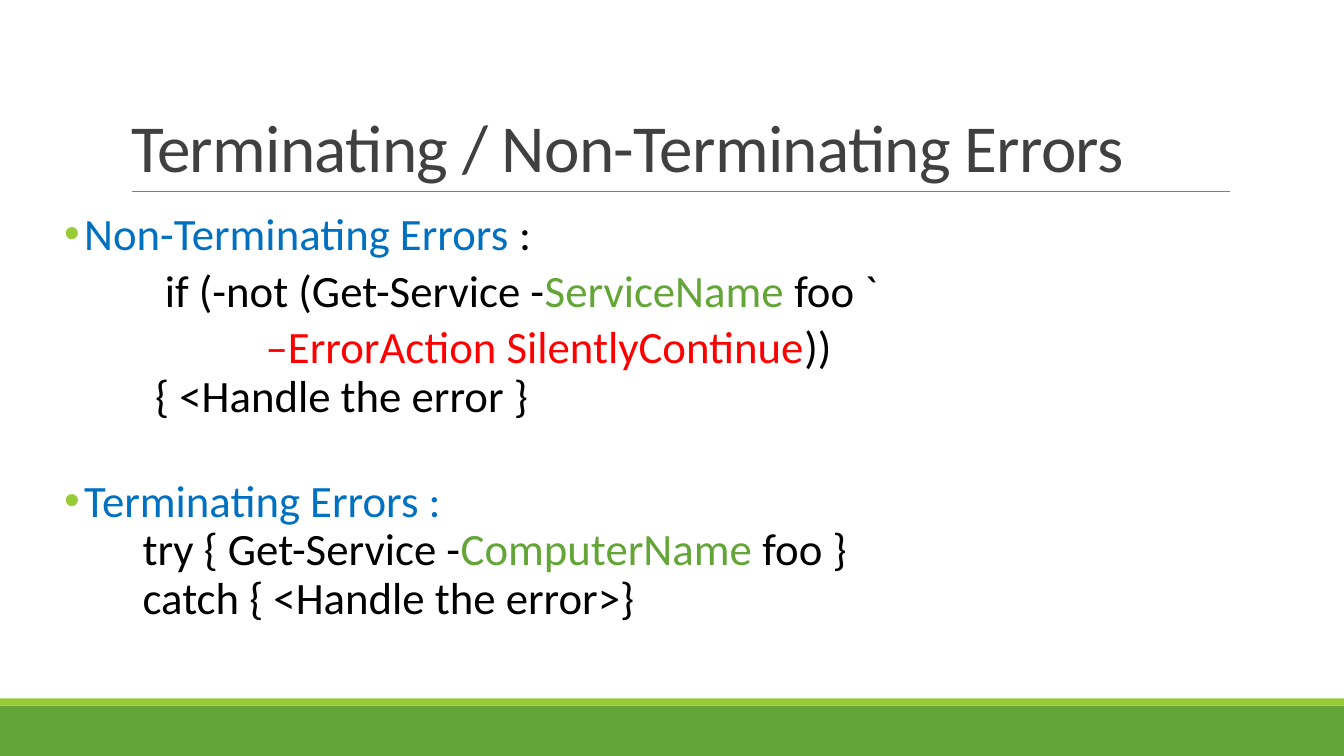
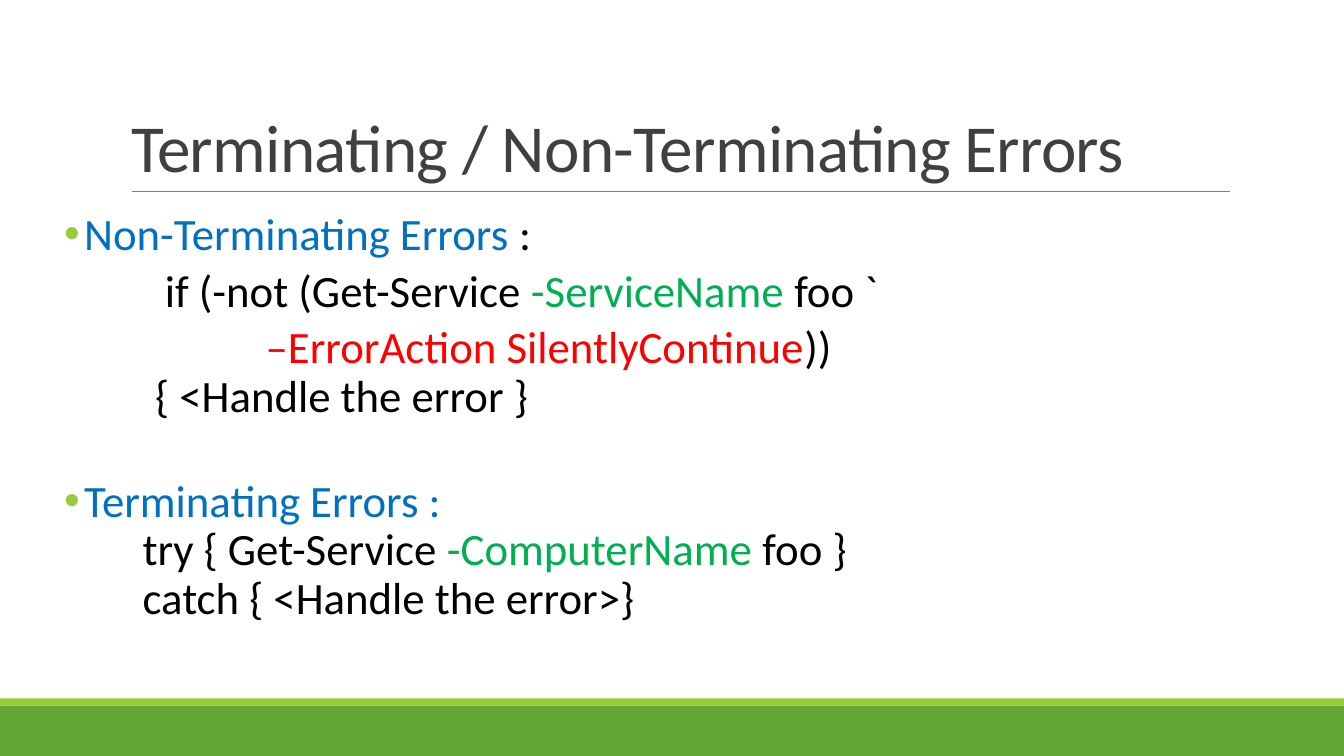
Before and after one commit to juneb/ThinkingInEvents, a slide deck: slide 14 of ThinkingInEvents-UserGroupTalk.pptx (slide 15 before the commit). Drawn at 1344x756 pixels with LibreOffice and Linux fonts; fonts in the diff are those of the drawing. Boxes give left, top, right and bottom in pixels: in the first picture for what was removed or moved away, otherwise in the second. Text is boxed around its words. In the diff, an @@ line names an element or a change of style, - is before the commit and + after.

```diff
--- a/ThinkingInEvents-UserGroupTalk.pptx
+++ b/ThinkingInEvents-UserGroupTalk.pptx
@@ text at <box>84,274,854,620</box>: text colour #000000 to #00B050, text colour #63A537 to #00B050 in "-ServiceName", "-ComputerName" @@
```
Also in this commit, not shown: 6 other slides changed, 1 slide added, 6 slides removed.
